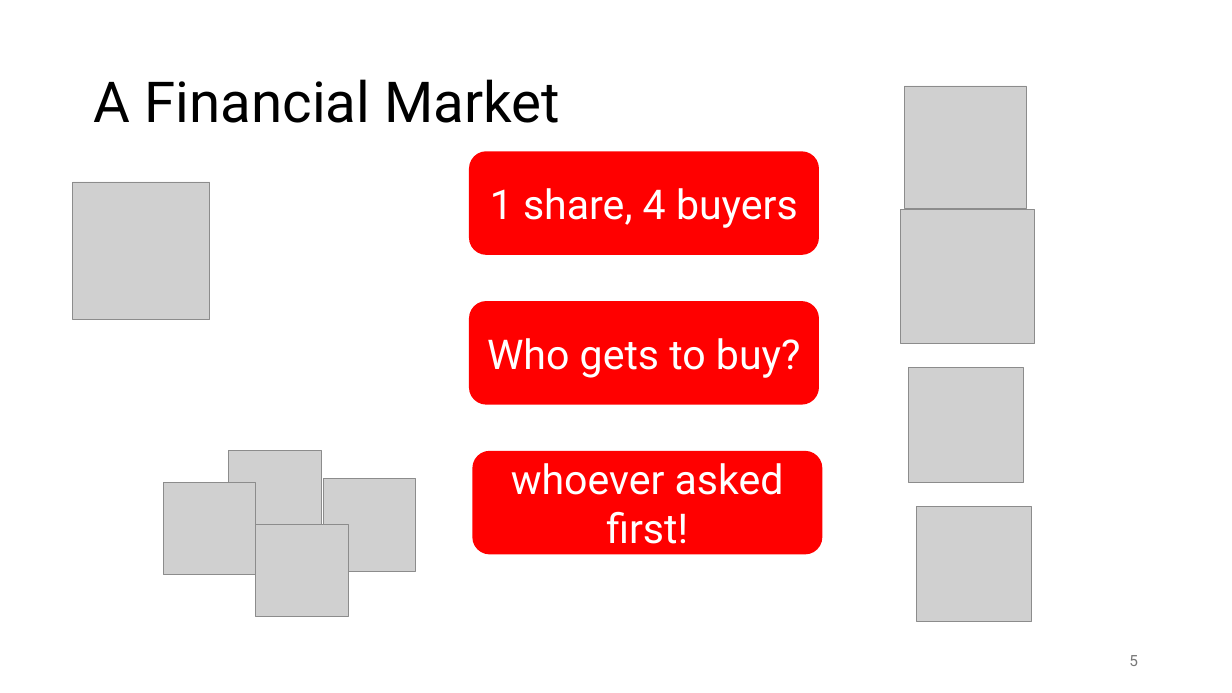
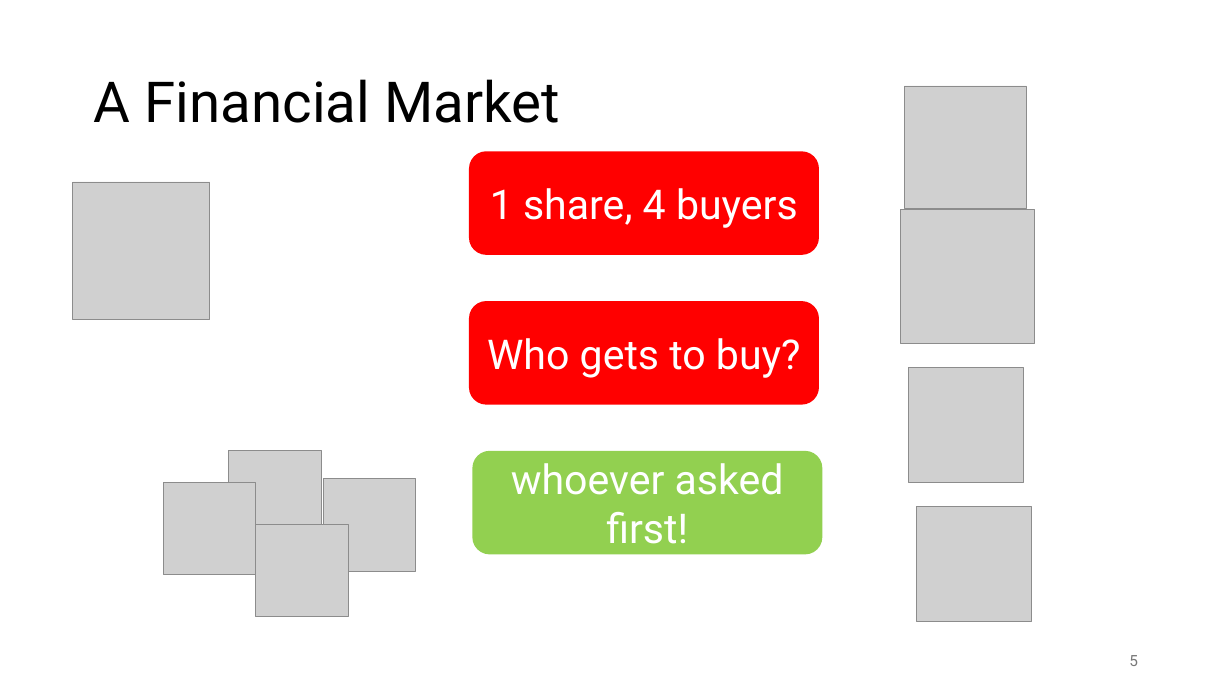
Before and after one commit to HaseebLUMS/Onyx-Presentation, a slide deck: slide 5 of tommy_hotnets_v2.pptx. Drawn at 1232x693 pixels with LibreOffice and Linux fonts; fonts in the diff are those of the drawing; grey boxes stand for pictures. Boxes give left, top, right and bottom in pixels: in the first picture for what was removed or moved away, otherwise in the second. Text is boxed around its words. In the diff, an @@ line names an element or a change of style, - is before the commit and + after.

Commit message:
updated

```diff
--- a/tommy_hotnets_v2.pptx
+++ b/tommy_hotnets_v2.pptx
@@ rounded rectangle "whoever asked first!" at (x1=472, y1=451, x2=823, y2=555): fill #FF0000 to #92D050 @@
```
